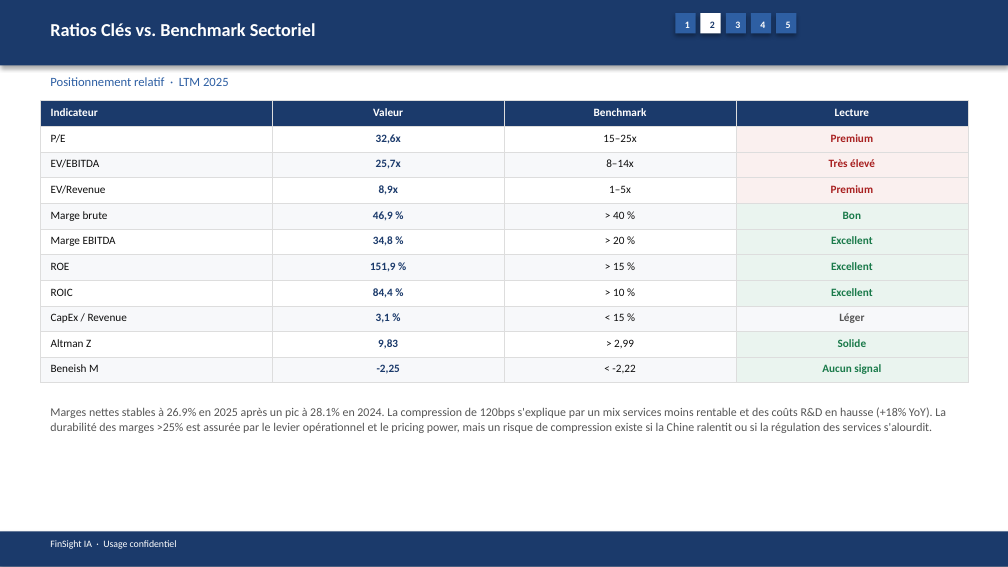
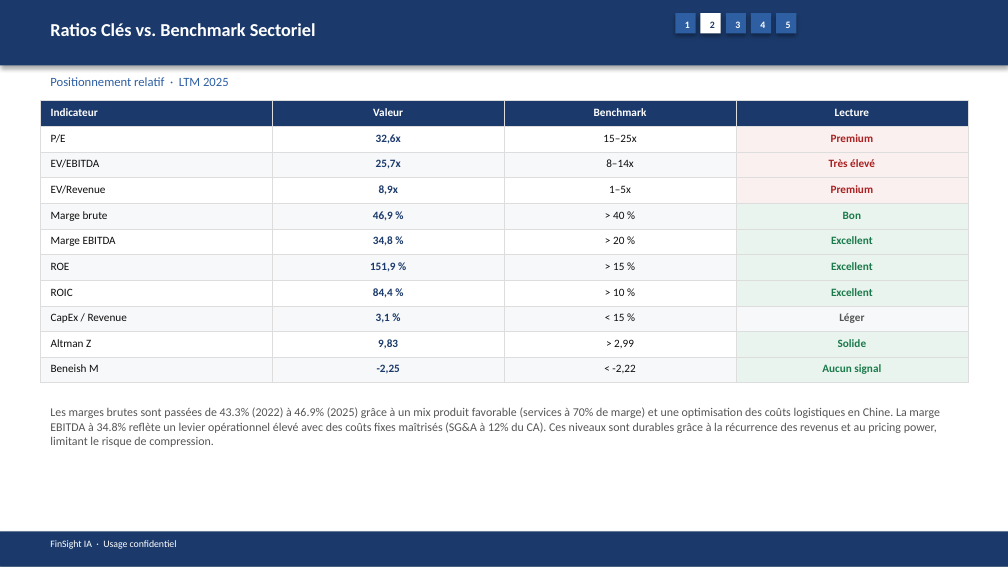
Before and after one commit to baptistejeh07-art/finsight-ia, a slide deck: slide 10 of preview/AAPL/AAPL_pitchbook.pptx. Drawn at 1008x567 pixels with LibreOffice and Linux fonts; fonts in the diff are those of the drawing. Boxes give left, top, right and bottom in pixels: in the first picture for what was removed or moved away, otherwise in the second. Text is boxed around its words. In the diff, an @@ line names an element or a change of style, - is before the commit and + after.

```diff
--- a/preview/AAPL/AAPL_pitchbook.pptx
+++ b/preview/AAPL/AAPL_pitchbook.pptx
@@ text at bbox=[50, 407, 940, 447]: text changed @@
-Marges nettes stables à 26.9% en 2025 après un pic à 28.1% en 2024. La compression de 120bps s'explique par un mix services moins rentable et des coûts R&D en hausse (+18% YoY). La durabilité des marges >25% est assurée par le levier opérationnel et le pricing power, mais un risque de compression existe si la Chine ralentit ou si la régulation des services s'alourdit.
+Les marges brutes sont passées de 43.3% (2022) à 46.9% (2025) grâce à un mix produit favorable (services à 70% de marge) et une optimisation des coûts logistiques en Chine. La marge EBITDA à 34.8% reflète un levier opérationnel élevé avec des coûts fixes maîtrisés (SG&A à 12% du CA). Ces niveaux sont durables grâce à la récurrence des revenus et au pricing power, limitant le risque de compression.
```
Also in this commit, not shown: 13 other slides changed, 4 other files.
